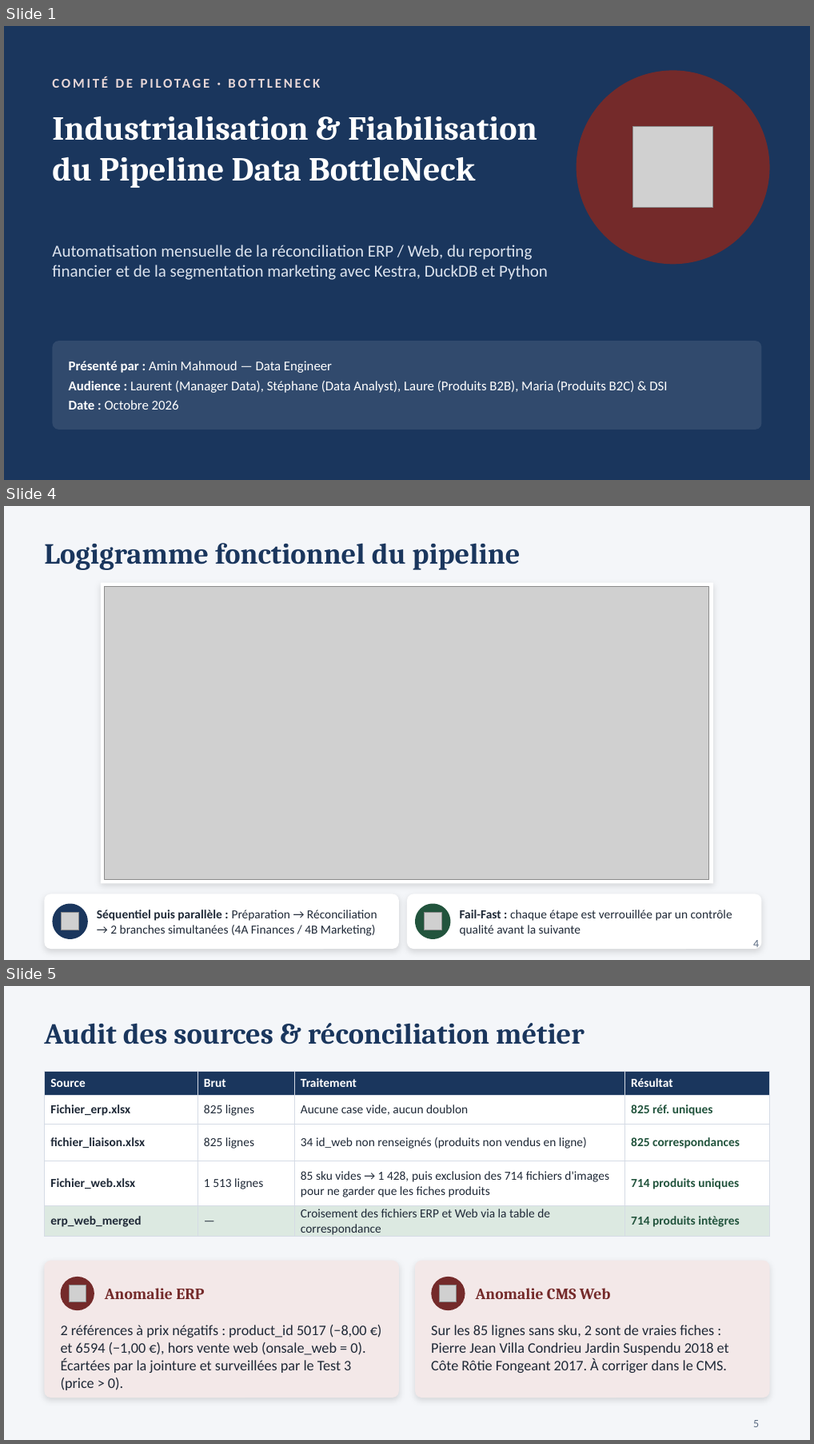
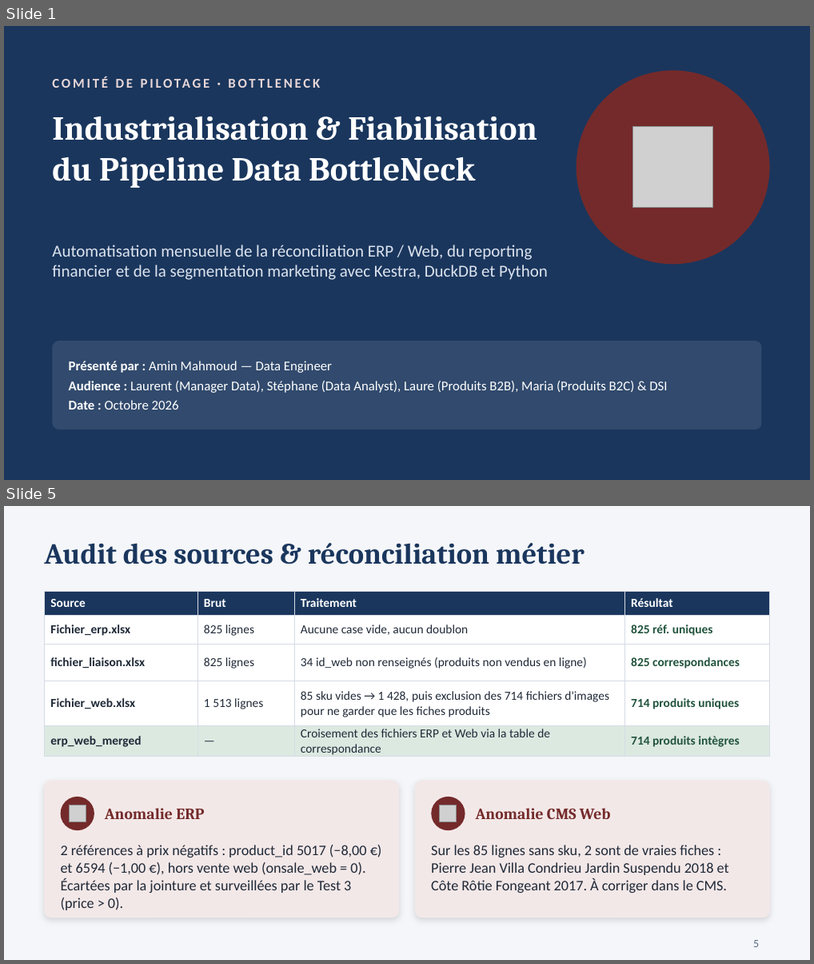
Before and after one commit to mahmoudaminfr-dotcom/P10_BottleNeck, a slide deck: Mahmoud_Amin_3_presentation_102026.pptx. Shown one above the other, each under a label of ours: slides 1, 4 and 5 before the commit, slides 1 and 5 after it; the slides between them are not shown. The pictures are 814x1444 and 814x964 pixels, drawn with LibreOffice and Linux fonts; fonts in the diff are those of the drawing; grey boxes stand for pictures. Boxes give left, top, right and bottom in pixels: in the first picture for what was removed or moved away, otherwise in the second. Text is boxed around its words. In the diff, an @@ line names an element or a change of style, - is before the commit and + after.

Commit message:
Finalisation P10 : calculs séquencés, exports parallèles, Test 5, pointeur LAST_VALID_LOT et MAJ doc/PPT

```diff
--- a/Mahmoud_Amin_3_presentation_102026.pptx
+++ b/Mahmoud_Amin_3_presentation_102026.pptx
@@ slide 4 removed at bbox=[4, 506, 810, 960], background #F4F6F9 @@
@@ title removed at bbox=[44, 543, 521, 570] @@
-Logigramme fonctionnel du pipeline
@@ rectangle removed at bbox=[101, 583, 714, 884] @@
@@ picture removed at bbox=[105, 587, 710, 880] @@
@@ rounded rectangle removed at bbox=[44, 894, 399, 948] @@
@@ ellipse removed at bbox=[52, 904, 88, 939] @@
@@ picture removed at bbox=[62, 912, 79, 930] @@
@@ text removed at bbox=[97, 909, 378, 936] @@
-Séquentiel puis parallèle : Préparation → Réconciliation → 2 branches simultanées (4A Finances / 4B Marketing)
@@ rounded rectangle removed at bbox=[407, 894, 762, 948] @@
@@ ellipse removed at bbox=[415, 904, 450, 939] @@
@@ picture removed at bbox=[424, 912, 442, 930] @@
@@ text removed at bbox=[460, 909, 733, 936] @@
-Fail-Fast : chaque étape est verrouillée par un contrôle qualité avant la suivante
@@ page number removed at bbox=[754, 940, 759, 947] @@
-4
```
Also in this commit, not shown: 6 slides changed, 1 slide added, 22 other files.
